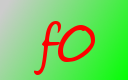
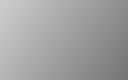
Before/after of a 128 x 80 layered artwork. What changed in the layer stack:
showed "图层 #2", painted on it over [0, 0, 128, 80]
hid "f0" over [34, 21, 95, 75]
hid "背景" over [0, 0, 128, 80]
